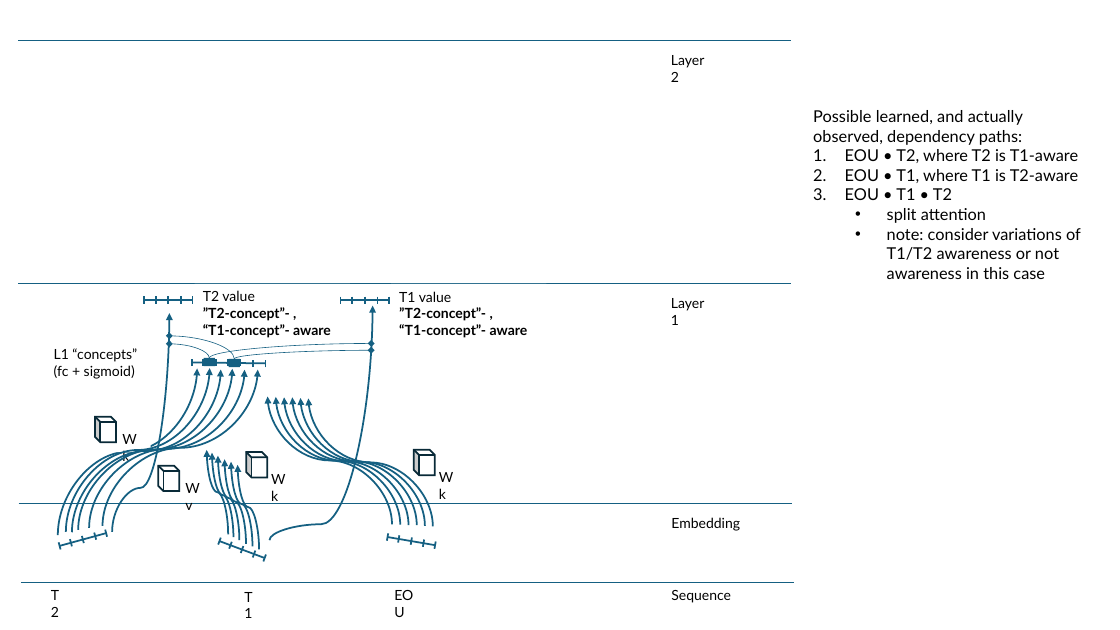
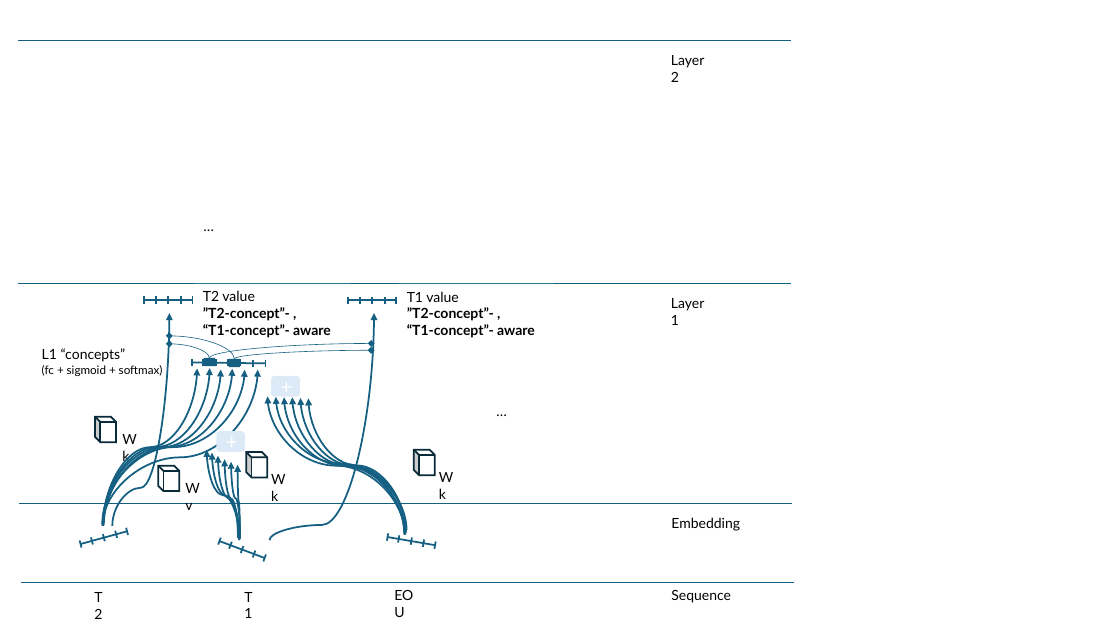
Before and after one commit to AlexTunlaw/eru, a slide deck: slide 8 of notes/2024 12 25 experiment 2.pptx (slide 7 before the commit). Drawn at 1120x630 pixels with LibreOffice and Linux fonts; fonts in the diff are those of the drawing. Boxes give left, top, right and bottom in pixels: in the first picture for what was removed or moved away, otherwise in the second. Text is boxed around its words. In the diff, an @@ line names an element or a change of style, - is before the commit and + after.

Commit message:
made conceptualize self attention work; big O estimates

```diff
--- a/notes/2024 12 25 experiment 2.pptx
+++ b/notes/2024 12 25 experiment 2.pptx
@@ text removed at (813,110,1081,279) @@
-Possible learned, and actually observed, dependency paths:
-1. EOU • T2, where T2 is T1-aware
-2. EOU • T1, where T1 is T2-aware
-3. EOU • T1 • T2
-  • split attention
-  • note: consider variations of T1/T2 awareness or not awareness in this case
@@ text added at (195,213,223,239), 12 pt, text #000000 @@
+…
@@ 5 lines: place and size @@
-5 lines at (340,297,389,304)
+5 lines at (348,297,397,304)
@@ line moved from (365, 297) - (365, 304) to (372, 297) - (372, 304) @@
@@ text "T1 value ”T2-concept”- , “T1-concept”- ...": place and size @@
-text "T1 value ”T2-concept”- , “T1-concept”- ..." at (399,291,528,338)
+text "T1 value ”T2-concept”- , “T1-concept”- ..." at (407,291,535,338)
@@ curved arrow moved from (112, 532) - (170, 313) to (113, 526) - (170, 313) @@
@@ curved arrow moved from (270, 540) - (373, 306) to (270, 540) - (374, 313) @@
@@ text at (42,348,163,376): text changed; size 12 to 10 pt @@
-L1 “concepts”
-(fc + sigmoid)
+L1 “concepts”
+(fc + sigmoid + softmax)
@@ curved arrow (103, 526) - (258, 370): route changed @@
@@ curved arrow moved from (89, 528) - (245, 370) to (103, 524) - (245, 370) @@
@@ curved arrow moved from (72, 533) - (221, 370) to (103, 525) - (221, 370) @@
@@ curved arrow moved from (66, 532) - (210, 368) to (103, 526) - (210, 368) @@
@@ curved arrow moved from (58, 535) - (197, 369) to (103, 526) - (197, 369) @@
@@ curved arrow moved from (78, 530) - (233, 369) to (104, 525) - (233, 369) @@
@@ rounded rectangle added at (271,376,300,397), fill #DCEAF7, 18 pt, text #FFFFFF @@
++
@@ curved arrow moved from (392, 524) - (268, 397) to (405, 535) - (268, 397) @@
@@ curved arrow moved from (400, 525) - (276, 397) to (407, 530) - (276, 397) @@
@@ curved arrow moved from (408, 525) - (284, 397) to (405, 534) - (284, 397) @@
@@ curved arrow moved from (417, 525) - (292, 397) to (404, 534) - (292, 397) @@
@@ curved arrow moved from (425, 526) - (301, 398) to (406, 534) - (301, 398) @@
@@ curved arrow moved from (433, 527) - (308, 398) to (406, 533) - (308, 398) @@
@@ text added at (488,398,517,423), 12 pt, text #000000 @@
+…
@@ rounded rectangle added at (217,431,245,452), fill #DCEAF7, 18 pt, text #FFFFFF @@
++
@@ curved arrow moved from (229, 534) - (207, 450) to (239, 540) - (207, 450) @@
@@ curved arrow moved from (234, 538) - (212, 453) to (239, 539) - (212, 453) @@
@@ curved arrow moved from (246, 544) - (224, 460) to (238, 539) - (224, 460) @@
@@ curved arrow moved from (253, 546) - (231, 462) to (240, 535) - (231, 462) @@
@@ curved arrow moved from (259, 549) - (238, 465) to (240, 539) - (238, 465) @@
@@ 5 lines: place and size @@
-5 lines at (60,529,108,546)
+5 lines at (81,528,128,544)
@@ line moved from (59, 543) - (60, 549) to (80, 540) - (82, 548) @@
@@ text "T2": place and size @@
-text "T2" at (43,583,74,608)
+text "T2" at (87,585,118,610)
```
Also in this commit, not shown: 1 other slide changed, 3 slides added, 7 other files.
